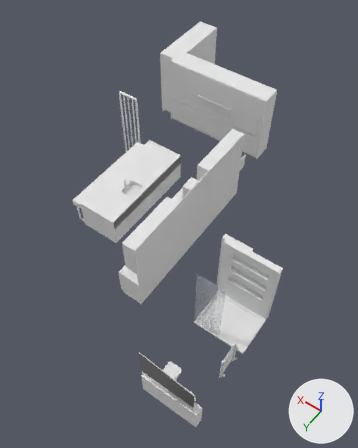
A saved change to the glTF model na-project-portal/26-Projects/EB03__TheFirs/30__TrueVision__AppContent/DesignPhase01__ConceptDesign__Scheme-01/EB03__Storey__GroundFloor__ProposedFixtures__MeshModel__.glb.
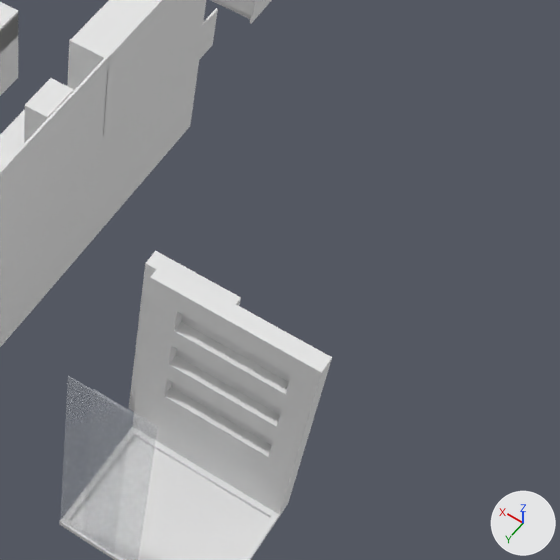
There are two pictures of each version: one whole from a 50 mm camera at (2.94, 27.4, 10.88) aimed at (7.67, 20.78, 0.48), one close up on the part from 49% to 100% of the width and 34% to 75% of the height. Lighting does not change. The marker at lower right points along +X, +Y and +Z. The older version's two pictures come first. Vertices at exactly the same position are counted once.

Names of what the first close-up shows: '01__ModelFlag__BuildingJoinLines::Default', '27__ProposedBuilding__Fixtures::Default', '27__ProposedBuilding__Fixtures::MAT01509_-_KitchenAppliance_SmoothGreyMetal', '27__ProposedBuilding__Fixtures::MAT101__Glass__ClearDefault'.
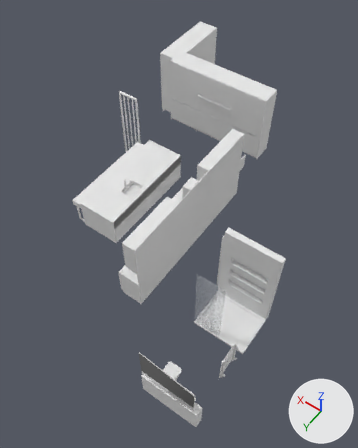
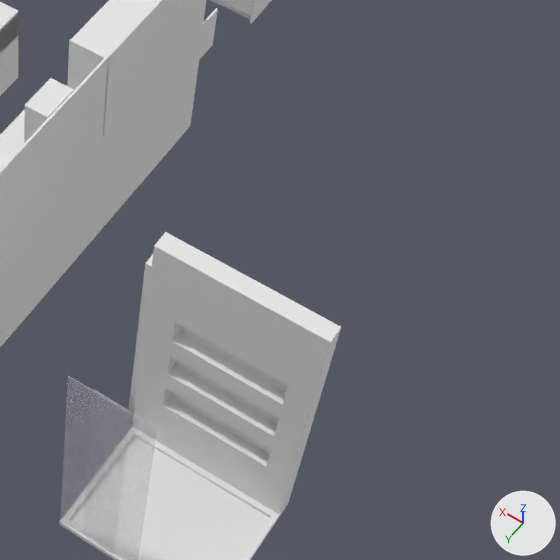
Location of each change, (x1, y1, x2, y2) in pixels of the close-ups (560 x 560 px; the box of a moved part takes in the faces that stretch with it):
'27__ProposedBuilding__Fixtures::Default', reshaped
    before: (0, 0, 332, 560)
    after: (0, 0, 341, 560)
part 1 of me_mesh_0_27__proposedbuilding__fixtures__default, moved or reshaped
    before: (164, 312, 291, 514)
    after: (163, 323, 288, 514)
part 2 of me_mesh_0_27__proposedbuilding__fixtures__default, moved or reshaped
    before: (150, 264, 332, 517)
    after: (154, 232, 341, 517)
part 3 of me_mesh_0_27__proposedbuilding__fixtures__default, moved or reshaped
    before: (158, 396, 278, 514)
    after: (134, 248, 247, 495)

Diff of the bpy script that builds the scene:
```diff
--- a/na-project-portal/26-Projects/EB03__TheFirs/30__TrueVision__AppContent/DesignPhase01__ConceptDesign__Scheme-01/EB03__Storey__GroundFloor__ProposedFixtures__MeshModel__.glb.py
+++ b/na-project-portal/26-Projects/EB03__TheFirs/30__TrueVision__AppContent/DesignPhase01__ConceptDesign__Scheme-01/EB03__Storey__GroundFloor__ProposedFixtures__MeshModel__.glb.py
@@ me_mesh_0_27__proposedbuilding__fixtures__default @@
 # used by ob_27__proposedbuilding__fixtures__default; location = (0.0, 0.0, 0.0)
-me_mesh_0_27__proposedbuilding__fixtures__default.from_pydata(...)  # 3843 vertices, 7658 faces; spans x 4.44..11.19, y 14.66..24.69, z 0.0..2.3
+me_mesh_0_27__proposedbuilding__fixtures__default.from_pydata(...)  # 3843 vertices, 7658 faces; spans x 4.44..11.19, y 14.66..24.69, z 0.0..2.49
+# me_mesh_0_27__proposedbuilding__fixtures__default part 1: all 24 vertices in x 4.68..5.6, y 21.57..21.67, z 0.75..1.9 are moved by (0.0, 0.0, -0.14)
+# me_mesh_0_27__proposedbuilding__fixtures__default part 2: all 4 vertices in x 4.47..5.84, y 21.52..21.67, z 2.12 are moved by (0.0, 0.0, 0.37)
+# me_mesh_0_27__proposedbuilding__fixtures__default part 3: the 1 vertex in x 4.68, y 21.67, z 0.0 is moved by (0.93, 0.0, 0.0)
+# other edits to the shape of me_mesh_0_27__proposedbuilding__fixtures__default do not show in these pictures
 me_mesh_0_27__proposedbuilding__fixtures__default.materials.append(mat_default)
```
